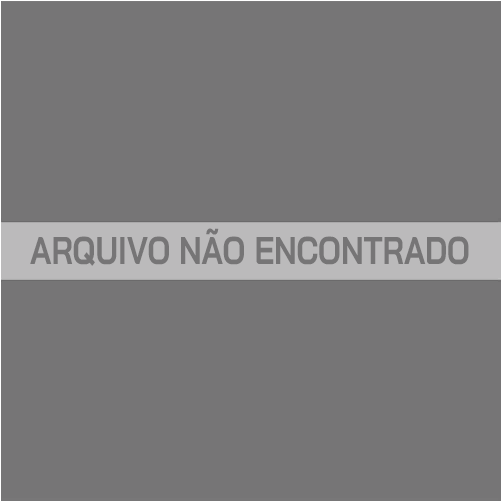
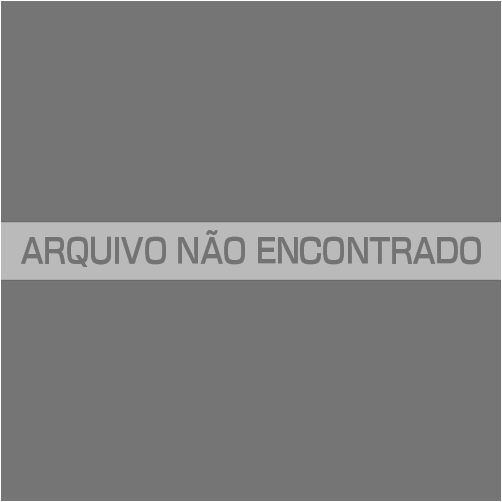
Comparing the layer stacks of the two 502 × 502 images. Changes:
added layer "SONG_JK_DUMMY" above "ARQUIVO EM ESPERA" over [21, 228, 481, 267]
hid "ARQUIVO NÃO ENCONTRADO" (1st of 2) over [30, 228, 469, 266]
renamed "Camada 2 copiar 6" to "Clean", hid it over [21, 228, 481, 267]
